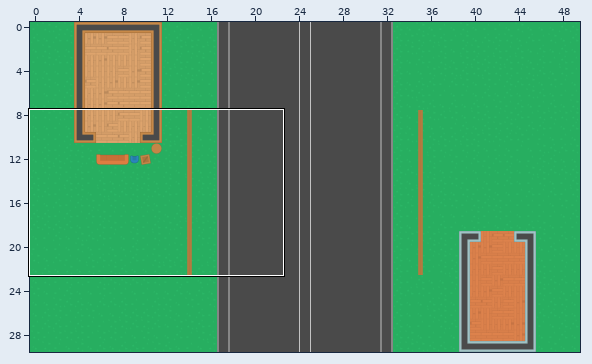
Tiled map: maps/level1.tmx. Above, an overview of the earlier version with the close-up marked.
Close-up. As it was:
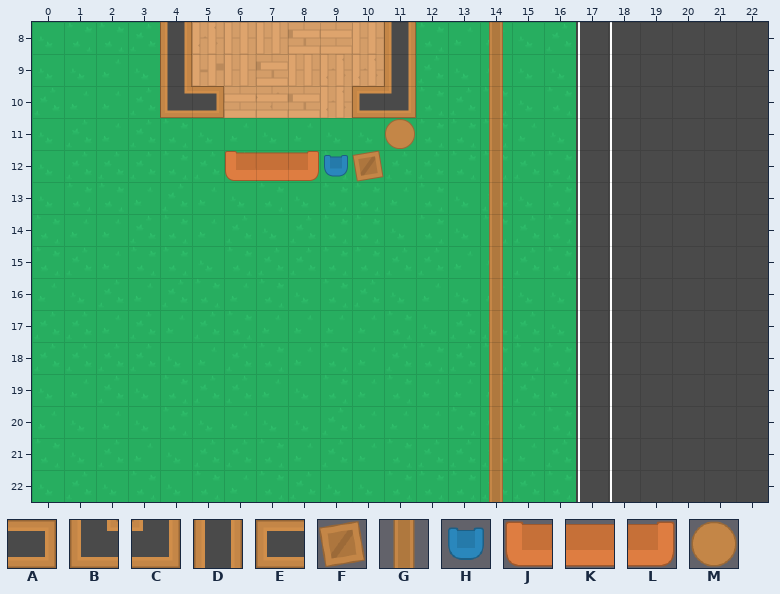
Cells are 64x64 px. Shown: x 0..22, y 8..22.
Key: from "Kenney Topdown Shooter Pack": A 122, B 144, C 145, D 146, E 150, F 155, G 440, H 450, J 473, K 474, L 475, M 505.
_ is an empty cell.
Layers that did not change in this view are not listed.
Layer "walls" before, first column x 0:
 8 ____D______D__G________
 9 ____D______D__G________
10 ____BA____EC__G________
11 ___________M__G________
12 ______JKLHF___G________
13 ______________G________
14 ______________G________
15 ______________G________
16 ______________G________
17 ______________G________
18 ______________G________
19 ______________G________
20 ______________G________
21 ______________G________
22 ______________G________
Now the later version:
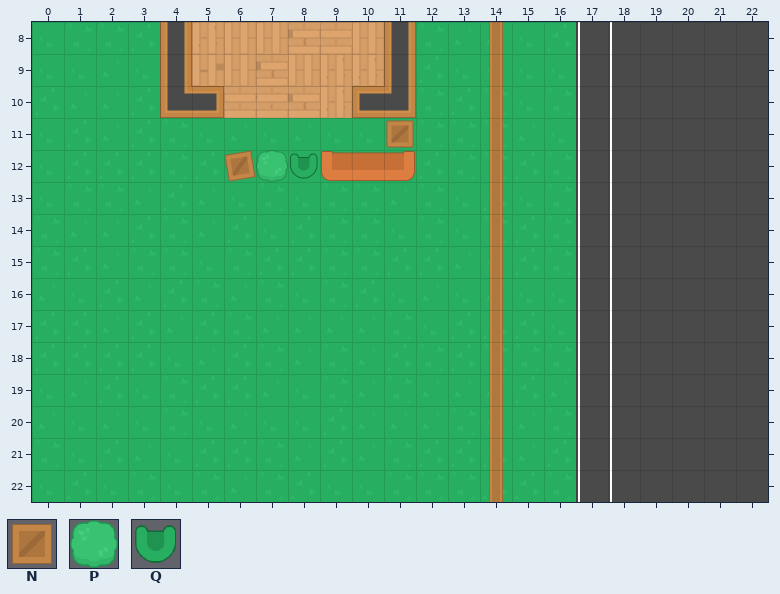
Further tiles: from "Kenney Topdown Shooter Pack": N 128, P 182, Q 449.
Tiles of an added or newly shown layer are drawn over the layers below it.
Changes in this commit:
Layer "walls":
y 11: x 11 M -> _
y 12: x 6..10 JKLHF -> _____
Layer "objects" (added):
y 11: x 11 _ -> N
y 12: x 6..11 ______ -> FPQJKL
